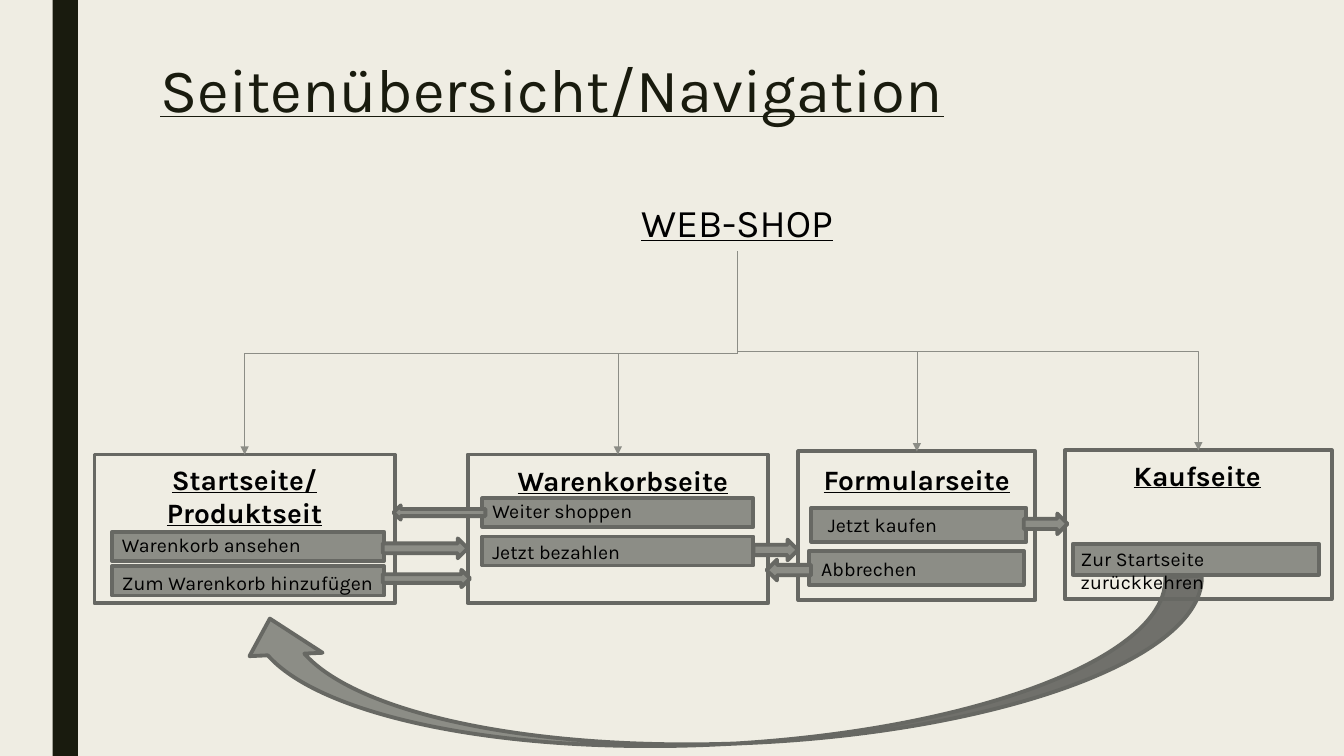
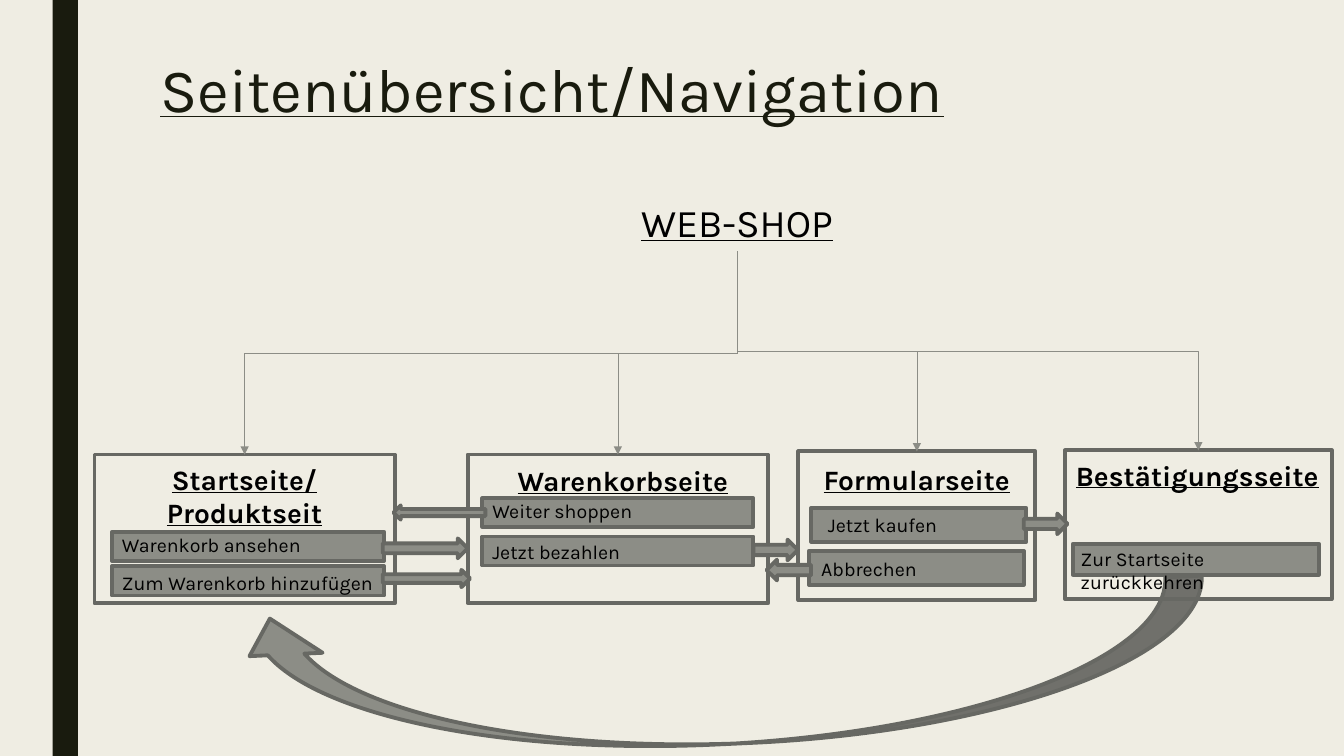
Before and after one commit to Alinabuss/Portfolio_Pruefung, a slide deck: slide 2 of Paper_Prototype.pptx. Drawn at 1344x756 pixels with LibreOffice and Linux fonts; fonts in the diff are those of the drawing. Boxes give left, top, right and bottom in pixels: in the first picture for what was removed or moved away, otherwise in the second. Text is boxed around its words. In the diff, an @@ line names an element or a change of style, - is before the commit and + after.

```diff
--- a/Paper_Prototype.pptx
+++ b/Paper_Prototype.pptx
@@ text at <box>1076,466,1319,493</box>: text changed @@
-Kaufseite
+Bestätigungsseite
```
Also in this commit, not shown: 3 other slides changed, 1 other file.
